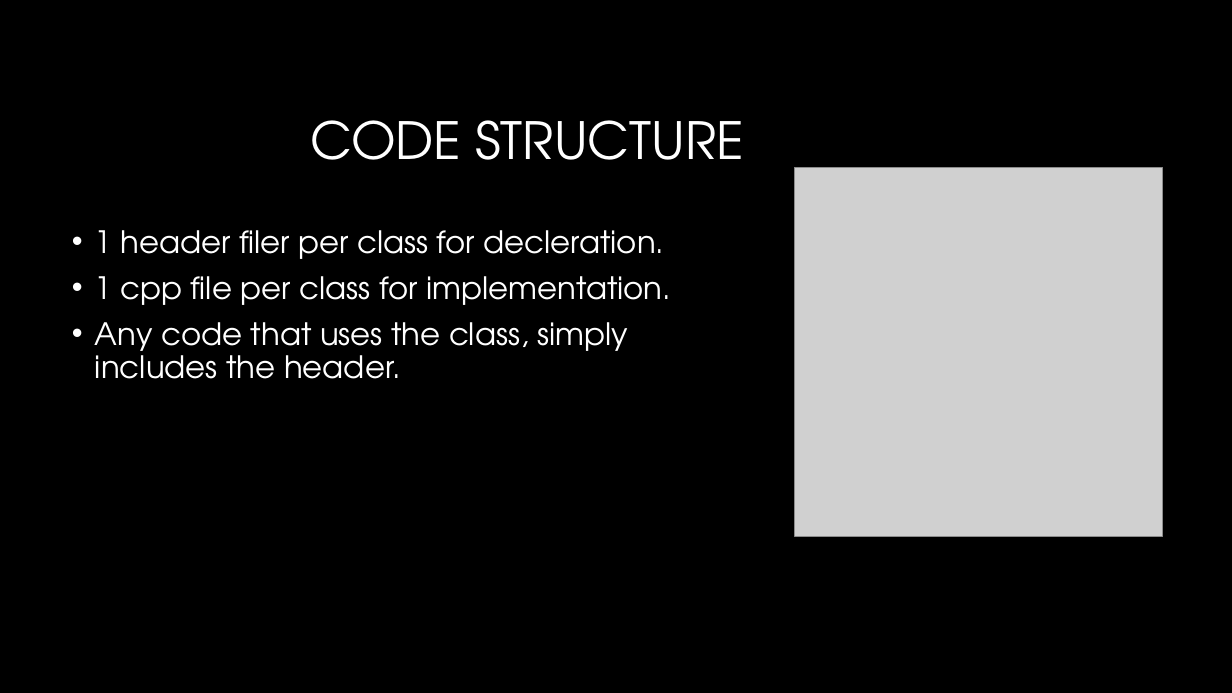
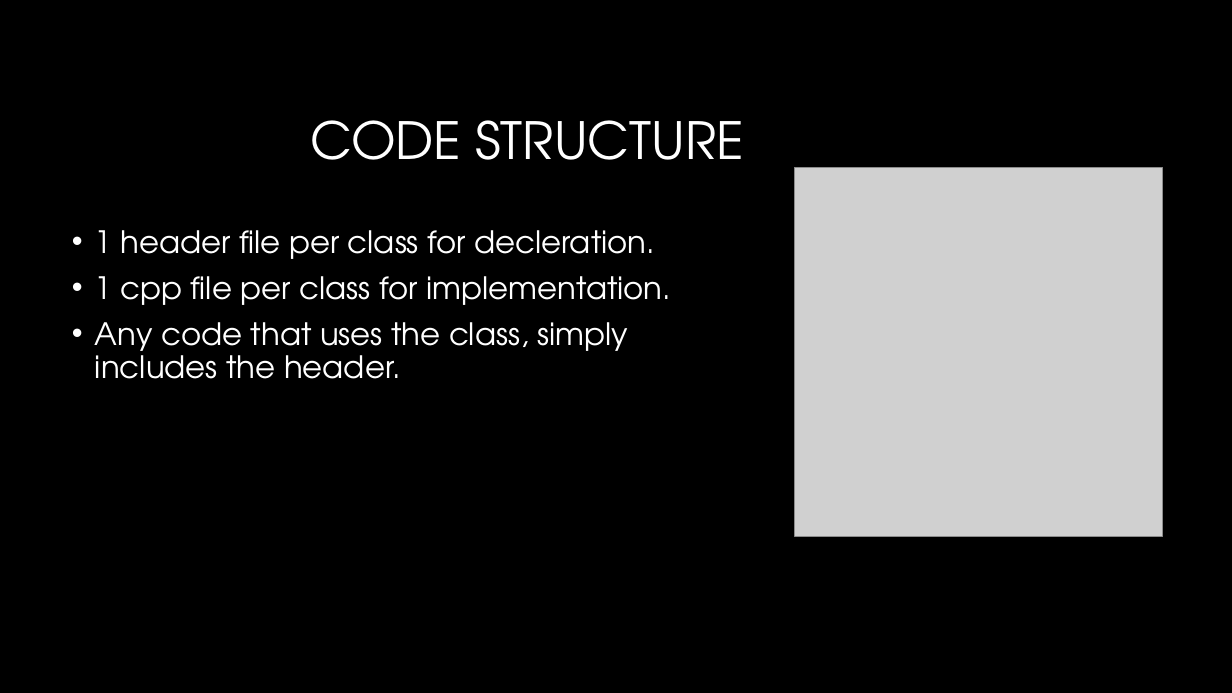
Before and after one commit to shachash1984/Tiltan_UnrealEngineCourse, a slide deck: slide 5 of Classes/Class_3/5_CPP_Basics_Classes_2.pptx. Drawn at 1232x693 pixels with LibreOffice and Linux fonts; fonts in the diff are those of the drawing; grey boxes stand for pictures; background and template pictures are left out. Boxes give left, top, right and bottom in pixels: in the first picture for what was removed or moved away, otherwise in the second. Text is boxed around its words. In the diff, an @@ line names an element or a change of style, - is before the commit and + after.

Commit message:
Updated materials from class

```diff
--- a/Classes/Class_3/5_CPP_Basics_Classes_2.pptx
+++ b/Classes/Class_3/5_CPP_Basics_Classes_2.pptx
@@ text at box(95, 230, 655, 259): text changed @@
-• 1 header filer per class for decleration.
+• 1 header file per class for decleration.
```
Also in this commit, not shown: 1 other slide changed, 8 other files.
